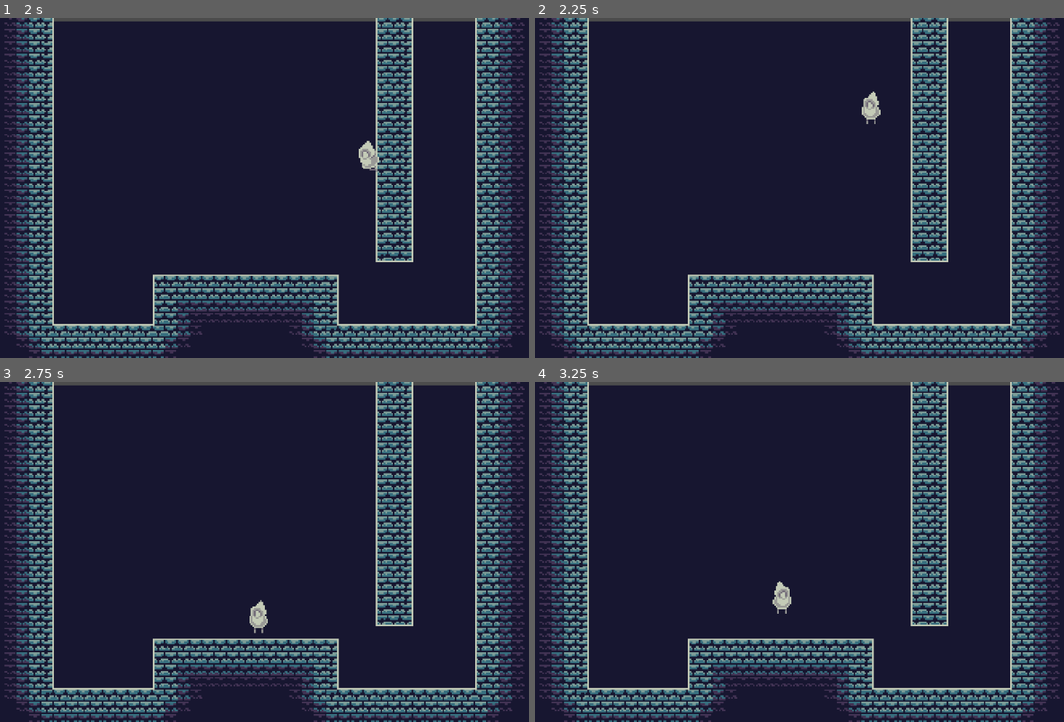
Above: before the commit, frames 1-4 (two rows, left to right).
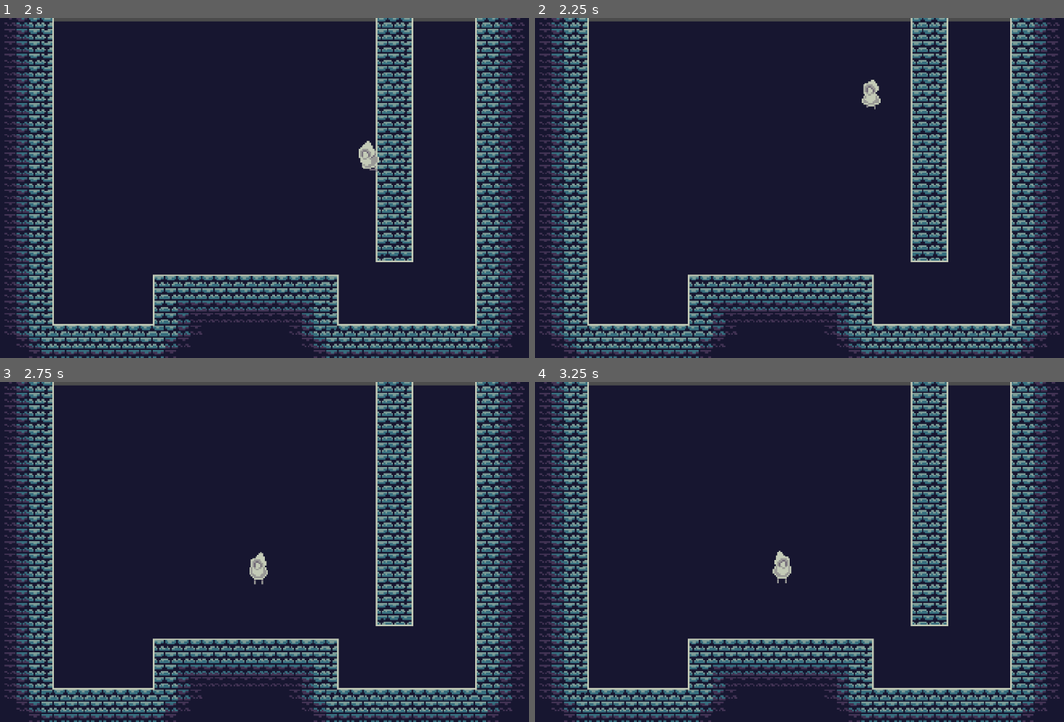
Above: after the commit, the same moments.

Repository: chrisjusto/WizardWoesComleteEdition
Game: Godot game, scene res://GameLevels/TestWorld.tscn
Two runs of this game, one before a commit and one after it. Both use one fixed random seed, a clock stepped at 60 frames per second and the inputs below.
Inputs:
- Up to frame 1 (2 s): hold Space (jump) 0.53-1.28 s; hold D (right) from 0.53 s (still down); tap Space (jump) at 1.35, 1.52, 1.82 s
- Up to frame 2 (2.25 s): release D (right) at 2.03 s; hold A (left) from 2.03 s (still down); hold Space (jump) from 2.03 s (still down)
- Up to frame 3 (2.75 s): keep holding A (left); keep holding Space (jump)
- Up to frame 4 (3.25 s): release A (left) at 2.78 s; release Space (jump) at 2.78 s; hold D (right) from 2.78 s (still down); tap Space (jump) at 2.85, 3.02 s

Frame 1 is identical in both runs. In frame 2, 0.3% of the frame differs, in the area x 61-66%, y 18-32%; in frame 3, 0.4%, in the area x 47-51%, y 50-74%; in frame 4, 0.4%.

Commit message:
fixed jumping on left wall

Diff:
--- a/Game/Wizard/Scripts/Player.gd
+++ b/Game/Wizard/Scripts/Player.gd
@@ -94,6 +94,7 @@
 					if motion.y > 0:
 						if Input.is_action_just_pressed("jump"):
 							WallJumpInput(isright)
+							isonwall = false
 				else:
 					activegravity=gravity
 					isonwall = false
